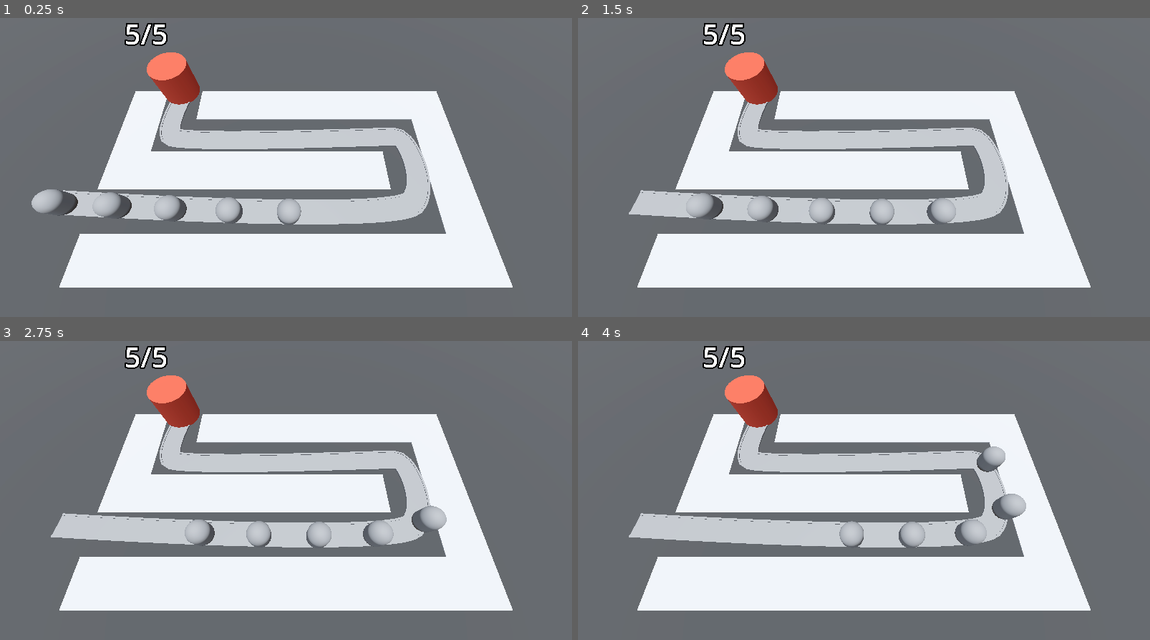
Above: before the commit, frames 1-4 (two rows, left to right).
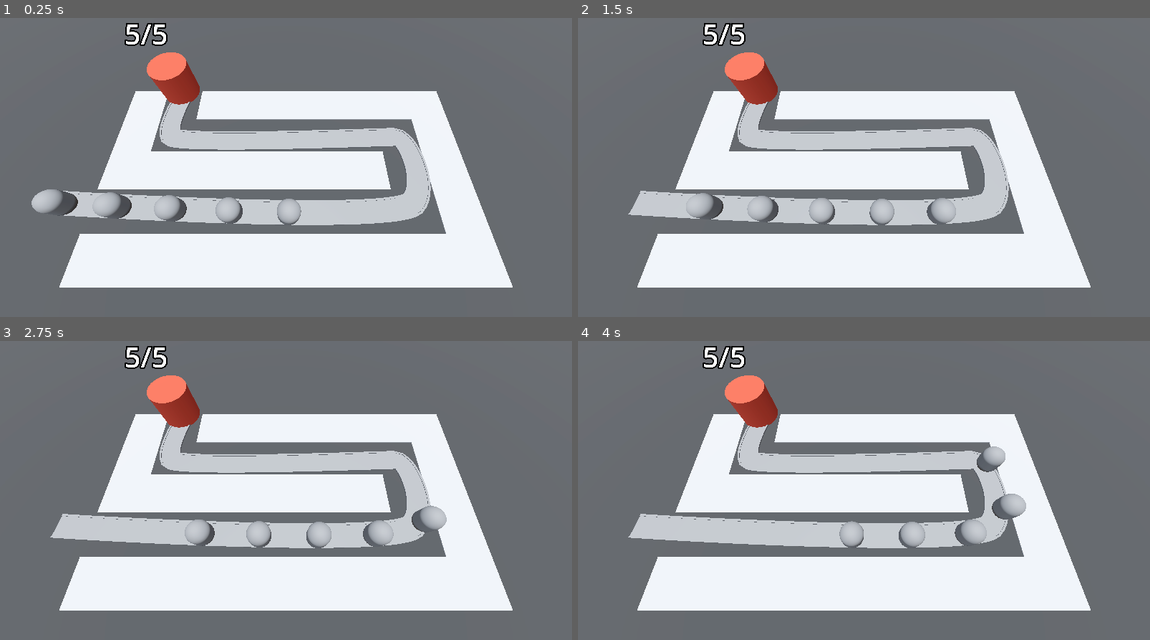
Above: after the commit, the same moments.

Repository: AlexanderMendivil/barbarian_blaster
Game: Godot game, scene res://BaseLevel.tscn
The game is run twice, just before and just after one commit, with the same random seed, the same clock (stepped at 60 frames per second) and the same inputs.
Inputs (mouse positions are in pixels of both pictures, inside the frame that each line leads up to):
- Up to frame 1 (0.25 s): no input
- Up to frame 2 (1.5 s): move the mouse to (989, 140) at 0.52 s; move the mouse to (749, 173) at 1.27 s
- Up to frame 3 (2.75 s): move the mouse to (343, 406) at 2.02 s
- Up to frame 4 (4 s): move the mouse to (835, 544) at 2.77 s; move the mouse to (1035, 526) at 3.52 s

The runs differ from the first frame. In frame 1, 0.5% of the frame differs, in the area x 11-76%, y 27-70%; in frame 2, 0.5%; in frame 3, 0.5%; in frame 4, 0.5%, in the area x 8-76%, y 27-70%.

Commit message:
ray casting

Diff:
--- a/BaseLevel.tscn
+++ b/BaseLevel.tscn
@@ -1,7 +1,8 @@
-[gd_scene load_steps=9 format=3 uid="uid://bsmb5cowjy7pb"]
+[gd_scene load_steps=10 format=3 uid="uid://bsmb5cowjy7pb"]
 
 [ext_resource type="MeshLibrary" uid="uid://bbt1vnqt01aex" path="res://MeshLibraries/SpaceLibrary.tres" id="1_tr658"]
 [ext_resource type="PackedScene" uid="uid://khatafrsgmys" path="res://enemy/enemy.tscn" id="2_0dfw4"]
+[ext_resource type="PackedScene" uid="uid://bl18ugrt11nne" path="res://RayPickerCamera/ray_picker_camera.tscn" id="2_v40uh"]
 [ext_resource type="PackedScene" uid="uid://df230gthdwxye" path="res://base/base.tscn" id="3_bkals"]
 
 [sub_resource type="ProceduralSkyMaterial" id="ProceduralSkyMaterial_4e8wf"]
@@ -48,15 +49,14 @@
 [node name="DirectionalLight3D" type="DirectionalLight3D" parent="."]
 transform = Transform3D(1, 0, 0, 0, 0.0326842, 0.999466, 0, -0.999466, 0.0326842, -57.7587, 16.7389, 0)
 
-[node name="Camera3D" type="Camera3D" parent="."]
-transform = Transform3D(1, 0, 0, 0, 0.422618, 0.906308, 0, -0.906308, 0.422618, 0, 20.5, 14.5962)
+[node name="RayPickerCamera" parent="." instance=ExtResource("2_v40uh")]
 
 [node name="Path3D" type="Path3D" parent="."]
 transform = Transform3D(1, 0, 0, 0, 1, 0, 0, 0, 1, 2, 1, 5)
 curve = SubResource("Curve3D_t0uxe")
 
 [node name="Road" type="CSGPolygon3D" parent="Path3D"]
-transform = Transform3D(1, 0, 0, 0, 1, 0, 0, 0, 1, -3.21, -1, -5.753)
+transform = Transform3D(1, 0, 0, 0, 1, 0, 0, 0, 1, -3.2, -1, -5.7)
 polygon = PackedVector2Array(-1, 0, -1, 0.1, 1, 0.1, 1, 0)
 mode = 2
 path_node = NodePath("..")
@@ -70,7 +70,7 @@
 path_joined = false
 
 [node name="LeftEdge" type="CSGPolygon3D" parent="Path3D"]
-transform = Transform3D(1, 0, 0, 0, 1, 0, 0, 0, 1, -3.21, -1, -5.753)
+transform = Transform3D(1, 0, 0, 0, 1, 0, 0, 0, 1, -3.2, -1, -5.7)
 polygon = PackedVector2Array(-1.1, 0, -1.1, 0.15, -0.9, 0.15, -0.9, 0)
 mode = 2
 path_node = NodePath("..")
@@ -84,7 +84,7 @@
 path_joined = false
 
 [node name="RightEdge2" type="CSGPolygon3D" parent="Path3D"]
-transform = Transform3D(1, 0, 0, 0, 1, 0, 0, 0, 1, -3.21, -1, -5.753)
+transform = Transform3D(1, 0, 0, 0, 1, 0, 0, 0, 1, -3.2, -1, -5.7)
 polygon = PackedVector2Array(0.9, 0, 0.9, 0.15, 1.1, 0.15, 1.1, 0)
 mode = 2
 path_node = NodePath("..")
@@ -105,7 +105,7 @@
 progress = 5.0
 
 [node name="Enemy3" parent="Path3D" instance=ExtResource("2_0dfw4")]
-transform = Transform3D(-0.0441235, 0, -0.999016, 0, 1, 0, 0.999016, 0, -0.0441235, -13.0051, 0, 6.09462)
+transform = Transform3D(-0.0441234, 0, -0.999016, 0, 1, 0, 0.999016, 0, -0.0441234, -13.0051, 0, 6.09462)
 progress = 10.0
 
 [node name="Enemy4" parent="Path3D" instance=ExtResource("2_0dfw4")]
--- /dev/null
+++ b/RayPickerCamera/ray_picker_camera.gd
@@ -0,0 +1,15 @@
+extends Camera3D
+
+@onready var ray_cast_3d: RayCast3D = $RayCast3D
+
+func _ready() -> void:
+	pass # Replace with function body.
+
+
+func _process(_delta: float) -> void:
+	var mouse_position:Vector2 = get_viewport().get_mouse_position()
+	ray_cast_3d.target_position = project_local_ray_normal(mouse_position) * 100
+	ray_cast_3d.force_raycast_update()
+
+	printt(ray_cast_3d.get_collider(), ray_cast_3d.get_collision_point())
+	pass
--- /dev/null
+++ b/RayPickerCamera/ray_picker_camera.tscn
@@ -0,0 +1,10 @@
+[gd_scene load_steps=2 format=3 uid="uid://bl18ugrt11nne"]
+
+[ext_resource type="Script" path="res://RayPickerCamera/ray_picker_camera.gd" id="1_6fnxn"]
+
+[node name="RayPickerCamera" type="Camera3D"]
+transform = Transform3D(1, 0, 0, 0, 0.422618, 0.906308, 0, -0.906308, 0.422618, 0, 20.5, 14.5962)
+script = ExtResource("1_6fnxn")
+
+[node name="RayCast3D" type="RayCast3D" parent="."]
+target_position = Vector3(0, -1, -4)
--- a/base/base.gd
+++ b/base/base.gd
@@ -22,5 +22,4 @@
 
 
 func take_damage() -> void:
-	if max_health != 0:
-		currentHealth -= 1
+	currentHealth -= 1
--- a/enemy/enemy.gd
+++ b/enemy/enemy.gd
@@ -1,10 +1,10 @@
 extends PathFollow3D
 
 @export var speed: float = 2.5
-var Groups = preload("res://utils/groups.gd")
 
-@onready var base = get_tree().get_first_node_in_group("BASE")
+@onready var base
 func _ready() -> void:
+	base = get_tree().get_first_node_in_group("BASE")
 	pass # Replace with function body.
 
 
Not shown: 4 places in MeshLibraries/SpaceLibrary.tres that only renumber resources
